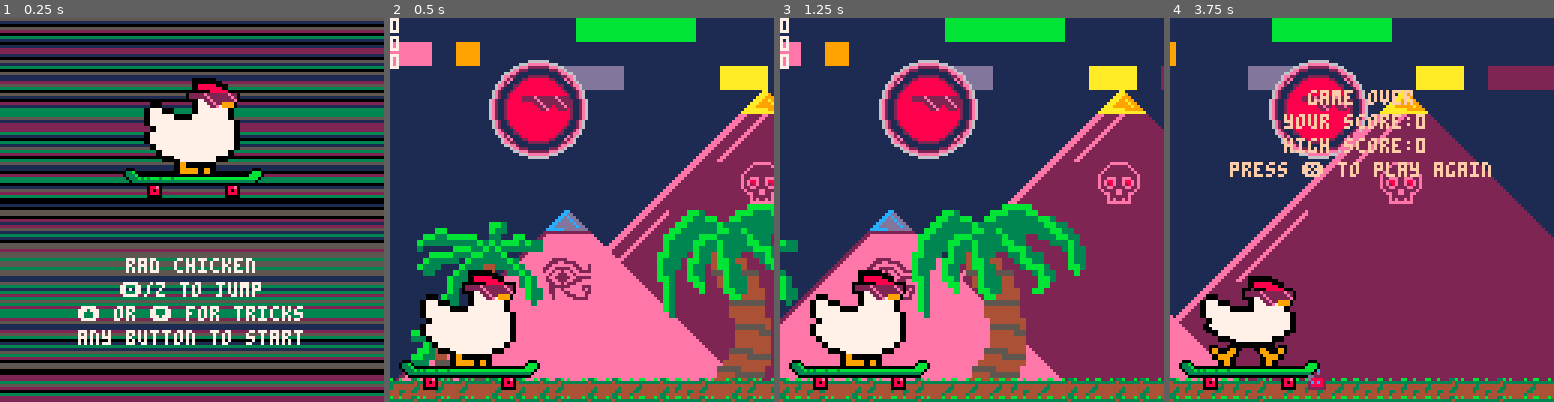
Above: before the commit, frames 1-4 (left to right).
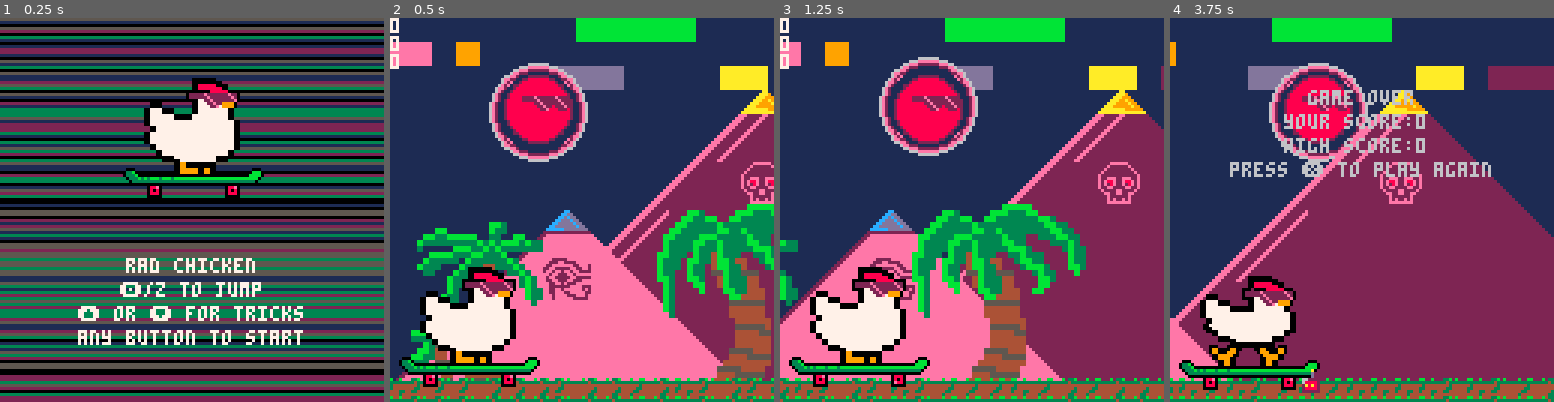
Above: after the commit, the same moments.

Repository: StevenCollins/rad-chicken
Game: PICO-8 cartridge rc.p8
Two runs of this game, one before a commit and one after it. Both use one fixed random seed, a clock stepped at 60 frames per second and the inputs below.
Inputs:
- Up to frame 1 (0.25 s): no input
- Up to frame 2 (0.5 s): tap X (X key) at 0.33 s
- Up to frame 3 (1.25 s): tap O (Z key) at 0.7 s; tap X (X key) at 1.07 s
- Up to frame 4 (3.75 s): hold Right 1.6-2.1 s; tap O (Z key) every 0.4 s from 1.7 to 3.7 s; tap X (X key) at 1.85, 2.97 s; hold Up 2.15-2.42 s; hold Right 2.47-3.03 s; hold Left 3.08-3.58 s; hold Down from 3.63 s (still down)

Frame 1 is identical in both runs. In frame 2, 4.0% of the frame differs, in the area x 2-52%, y 10-97%; in frame 3, 4.0%; in frame 4, 6.7%, in the area x 0-100%, y 10-100%.

Commit message:
Fixed fast animations
Everything now works properly at either speed,
Jackson animation speed doubled.

Diff:
--- a/rc.p8
+++ b/rc.p8
@@ -112,9 +112,14 @@
 	-- print(cntr,0,124,0) -- cntr value.
 end
 
--- 0 to 7 counter
+-- 0 to 7 counter.
 function step()
 	return cntr%8
+end
+
+-- 0 to x counter, game_speed dependant.
+function step_x(x)
+	return (cntr/game_speed)%x
 end
 -->8
 -- chicken
@@ -161,7 +166,7 @@
 		 { 0,164,165,166,167, 0},
 		 {20,180,181,182,183,25},
 		 {36, 37, 38, 39, 40,41}}}
-c_2_sprites_list={1,1,1,1,2,2,2,2} -- jackson frame order.
+c_2_sprites_list={1,1,2,2} -- jackson frame order.
 l_w_sprites={21,37} -- left wheel sprites.
 r_w_sprites={24,40} -- right wheel sprites.
 
@@ -187,14 +192,14 @@
 		if (c.trickd==false) then
 			sfx(2) -- only play for new trick.
 		end
-		c.spriteset=c_1_sprites[c_1_sprites_list[(cntr%#c_1_sprites_list)+1]]
+		c.spriteset=c_1_sprites[c_1_sprites_list[(step_x(#c_1_sprites_list))+1]]
 		c.dy+=gravity/2
 		c.trickd=true
 	elseif (btn(⬇️)) then -- jackson.
 		if (c.trickd==false) then
 			sfx(3) -- only play for new trick.
 		end
-		c.spriteset=c_2_sprites[c_2_sprites_list[(cntr%#c_2_sprites_list)+1]]
+		c.spriteset=c_2_sprites[c_2_sprites_list[(step_x(#c_2_sprites_list))+1]]
 		c.dy+=gravity*2
 		c.trickd=true
 	else -- no tricks.
@@ -266,14 +271,14 @@
 function draw_chicken()
 	-- bumpy! set 0 or 1px y offset every 4 frames.
 	if (c.y==g_level) then -- on the ground?
-		if (cntr%4==0) do
+		if (step_x(4)==0) do
 			c.bump_offset=flr(rnd(2))
 		end
 	else
 		c.bump_offset=0 -- no offset in the air.
 	end
 	-- do wheel animation every 4 frames.
-	if (cntr%4==0) then
+	if (step_x(4)==0) then
 		c_sprites[5][2]=rnd(l_w_sprites)
 		c_sprites[5][5]=rnd(r_w_sprites)
 	end
@@ -360,7 +365,7 @@
 	sspr(64,64,32,32,layers.trees.x,62,64,64)
 	sspr(96,64,32,32,layers.trees2.x,62,64,64)
 
-	if (cntr%4==0) do
+	if (step_x(4)==0) do
 		layers.sun.y=flr(29+rnd(3))
 	end
 
@@ -479,7 +484,7 @@
 		for obs_x, obstacle in ipairs(obs_row) do
 			if (obstacle!=0) then
 				-- get correct frame from the obstacle sprite table.
-				ost=o_sprites[obstacle][o_sprites_list[obstacle][flr(cntr%#o_sprites_list[obstacle])+1]]
+				ost=o_sprites[obstacle][o_sprites_list[obstacle][flr(step_x(#o_sprites_list[obstacle]))+1]]
 				-- draw sprites in ost.
 				for spr_y, row in ipairs(ost) do
 					for spr_x, sprite in ipairs(row) do
